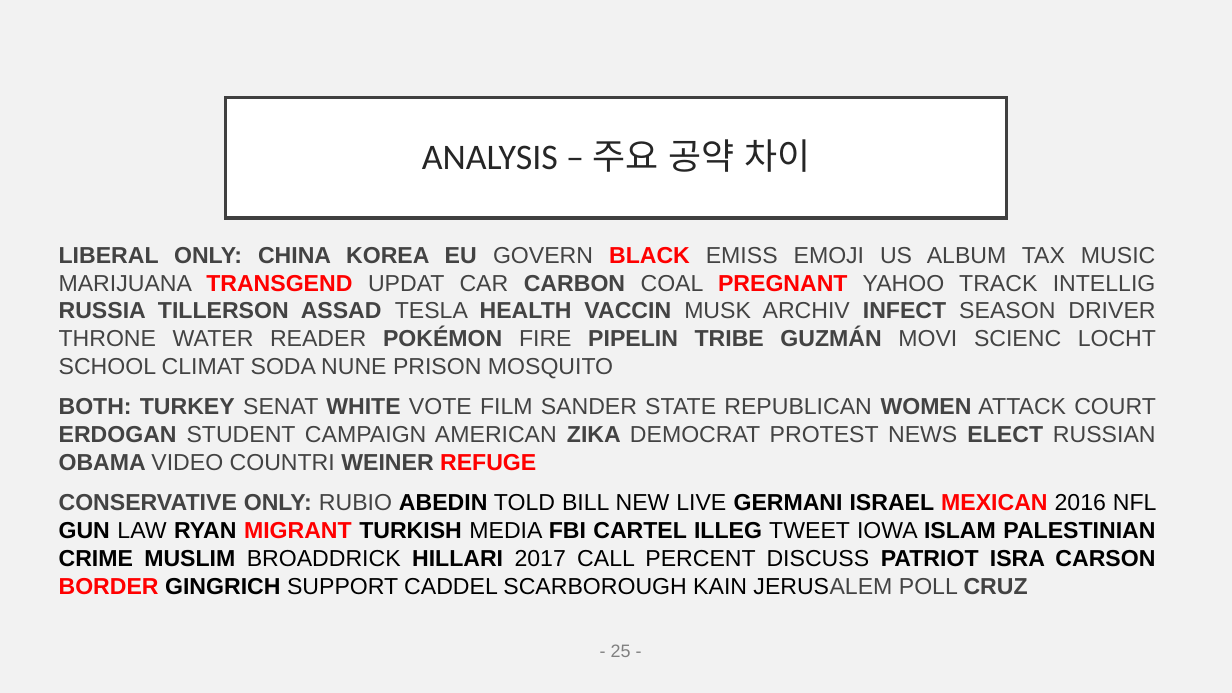
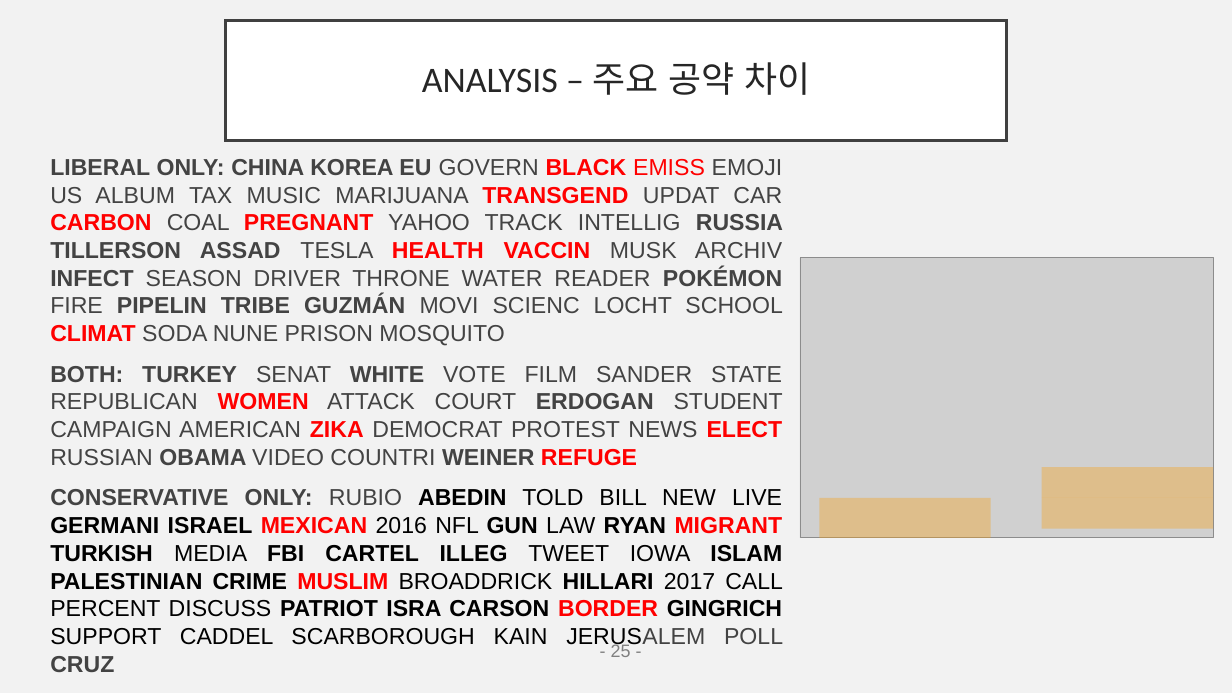
Before and after one commit to EJLEE5826/American_News_Topic_Modeling-using_LDA, a slide deck: slide 26 of final_pptNLP.pptx (slide 25 before the commit). Drawn at 1232x693 pixels with LibreOffice and Linux fonts; fonts in the diff are those of the drawing; grey boxes stand for pictures. Boxes give left, top, right and bottom in pixels: in the first picture for what was removed or moved away, otherwise in the second. Text is boxed around its words. In the diff, an @@ line names an element or a change of style, - is before the commit and + after.

```diff
--- a/final_pptNLP.pptx
+++ b/final_pptNLP.pptx
@@ title "ANALYSIS – 주요 공약 차이": place and size @@
-title "ANALYSIS – 주요 공약 차이" at (226,98,1006,218)
+title "ANALYSIS – 주요 공약 차이" at (226,20,1006,140)
@@ text "LIBERAL ONLY: CHINA KOREA EU ...": place and size @@
-text "LIBERAL ONLY: CHINA KOREA EU ..." at (59,247,1157,567)
+text "LIBERAL ONLY: CHINA KOREA EU ..." at (50,159,783,672)
@@ text "LIBERAL ONLY: CHINA KOREA EU ..." at (50,159,783,672): text colour #434343 to #FF0000 in "EMISS CARBON HEALTH VACCIN CLIMAT", "WOMEN ZIKA ELECT"; bold on in "CLIMAT"; text colour #000000 to #FF0000 in "MUSLIM" @@
@@ picture added at (800,258,1214,538) @@
@@ rectangle added at (1042,468,1214,498), fill #F6A21D at 38% opacity @@
@@ rectangle added at (820,498,992,538), fill #F6A21D at 38% opacity @@
@@ rectangle added at (1042,498,1214,529), fill #F6A21D at 38% opacity @@
```
Also in this commit, not shown: 6 other slides changed, 1 slide added.
